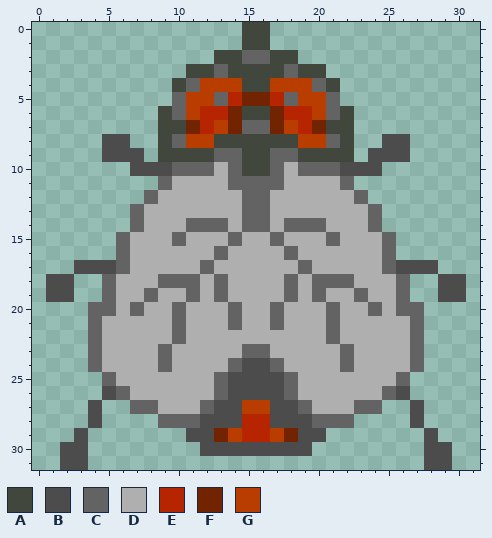
File history of a pixel-art sprite, Assets/Sprites/Insect_Fly_v_01_01.png. The first picture shows the starting point.
The file is 32x32 pixels.
Palette (. is transparent): A #41473d  B #4c4c4c  C #636363  D #b0afaf  E #b62500  F #722300  G #ba3d00
After the commit:
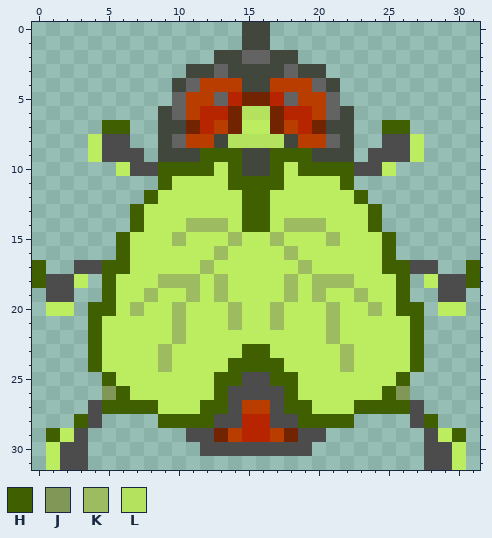
Colours new in this view: H #3f5f00  J #809757  K #9dbc62  L #b4e15e
Difference:
colour D: #b0afaf -> #bced61
Changed rows in their new state; - is a pixel that keeps its letter.
first column x 0:
 6 ---------------LL---------------
 7 -----HH--------DD--------HH-----
 8 ----D---------LLLL---------D----
 9 ----D-------HHH--HHH-------D----
10 ------D--HHHH-H--H-HHHH--D------
11 ---------H----HHHH----H---------
12 --------H------HH------H--------
13 -------H-------HH-------H-------
14 -------H---KKK-HH-KKK---H-------
15 ------H---K---K--K---K---H------
16 ------H------K----K------H------
17 H----HH-----K------K-----HH----H
18 H--D-H---KKK-K----K-KKK---H-D--H
19 -----H--K--K-K----K-K--K--H-----
20 -DD-HH-K--K---K--K---K--K-HH-DD-
21 ----H-----K---K--K---K-----H----
22 ----H-----K----------K-----H----
23 ----H----K-----HH-----K----H----
24 ----H----K----HHHH----K----H----
25 -----H-------HH--HH-------H-----
26 -----JH------H----H------HJ-----
27 -----HHHH---HH----HH---HHHH-----
28 ---H-----HHHH------HHHH-----H---
29 -HD--------------------------DH-
30 -D----------------------------D-
31 -D----------------------------D-
Where, in picture pixels (left, top, right, bottom), the same in both pictures:
changed: (32, 106, 480, 470)
